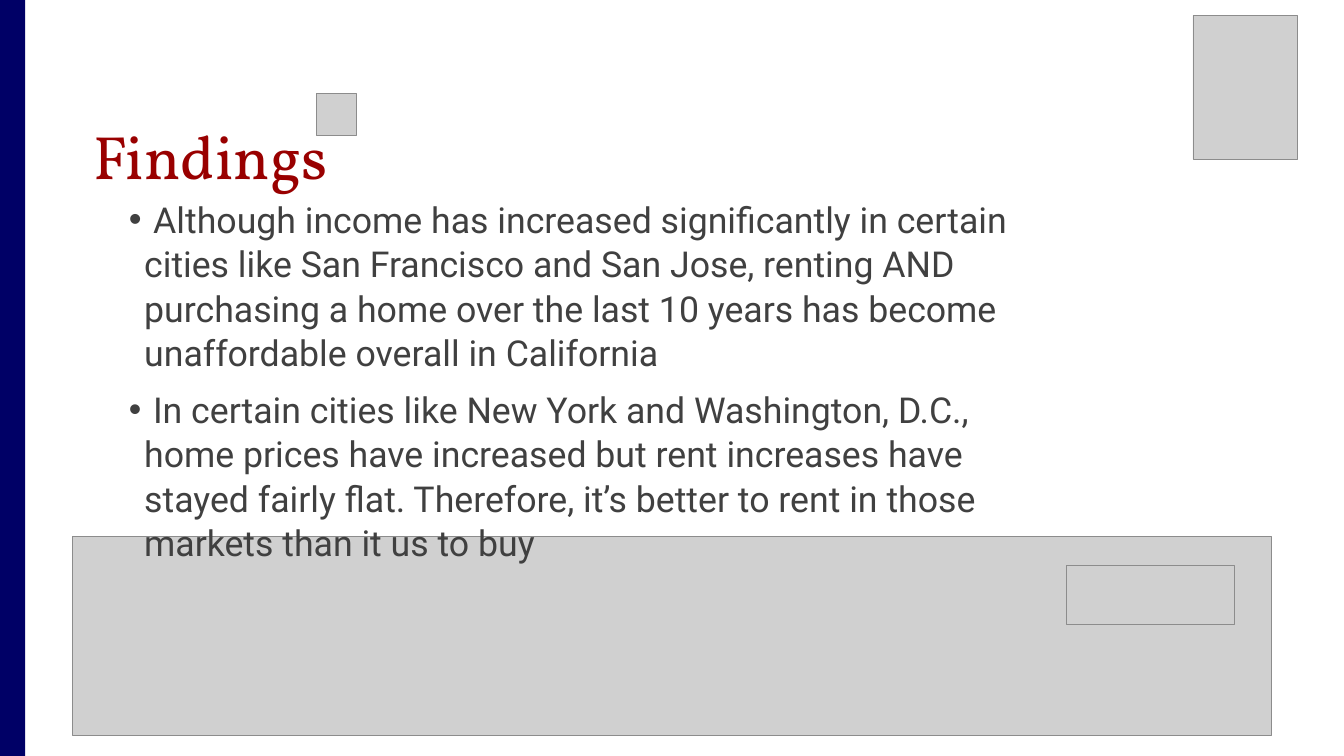
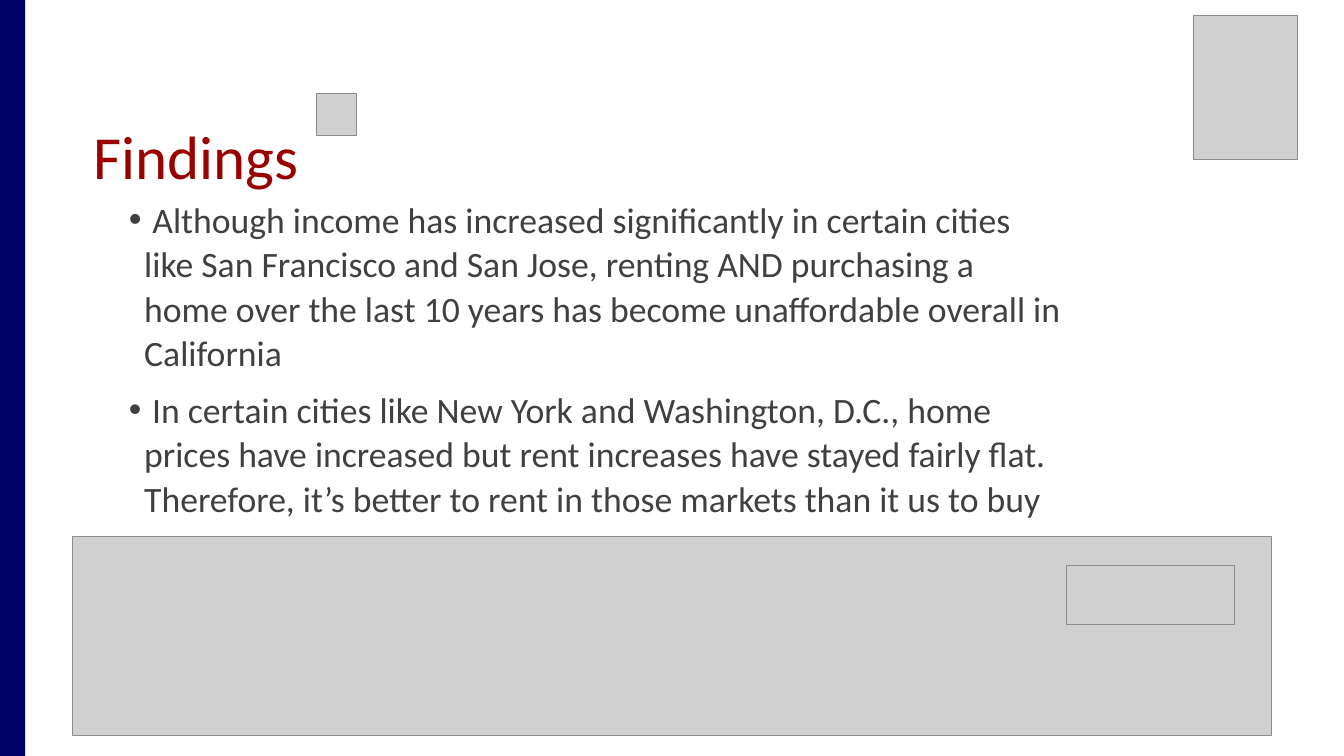
Before and after one commit to amiraligh89/RealEstate_Project1, a slide deck: slide 12 of RealEstate_Presentation.pptx (slide 3 before the commit). Drawn at 1344x756 pixels with LibreOffice and Linux fonts; fonts in the diff are those of the drawing; grey boxes stand for pictures. Boxes give left, top, right and bottom in pixels: in the first picture for what was removed or moved away, otherwise in the second. Text is boxed around its words. In the diff, an @@ line names an element or a change of style, - is before the commit and + after.

```diff
--- a/RealEstate_Presentation.pptx
+++ b/RealEstate_Presentation.pptx
@@ text "Findings" at (x1=93, y1=136, x2=298, y2=190): font Vollkorn to Calibri @@
@@ text "Although income has increased significantly ..." at (x1=144, y1=208, x2=1060, y2=518): font Roboto to Calibri @@
```
Also in this commit, not shown: 3 other slides changed, 8 slides added, 3 slides removed.
